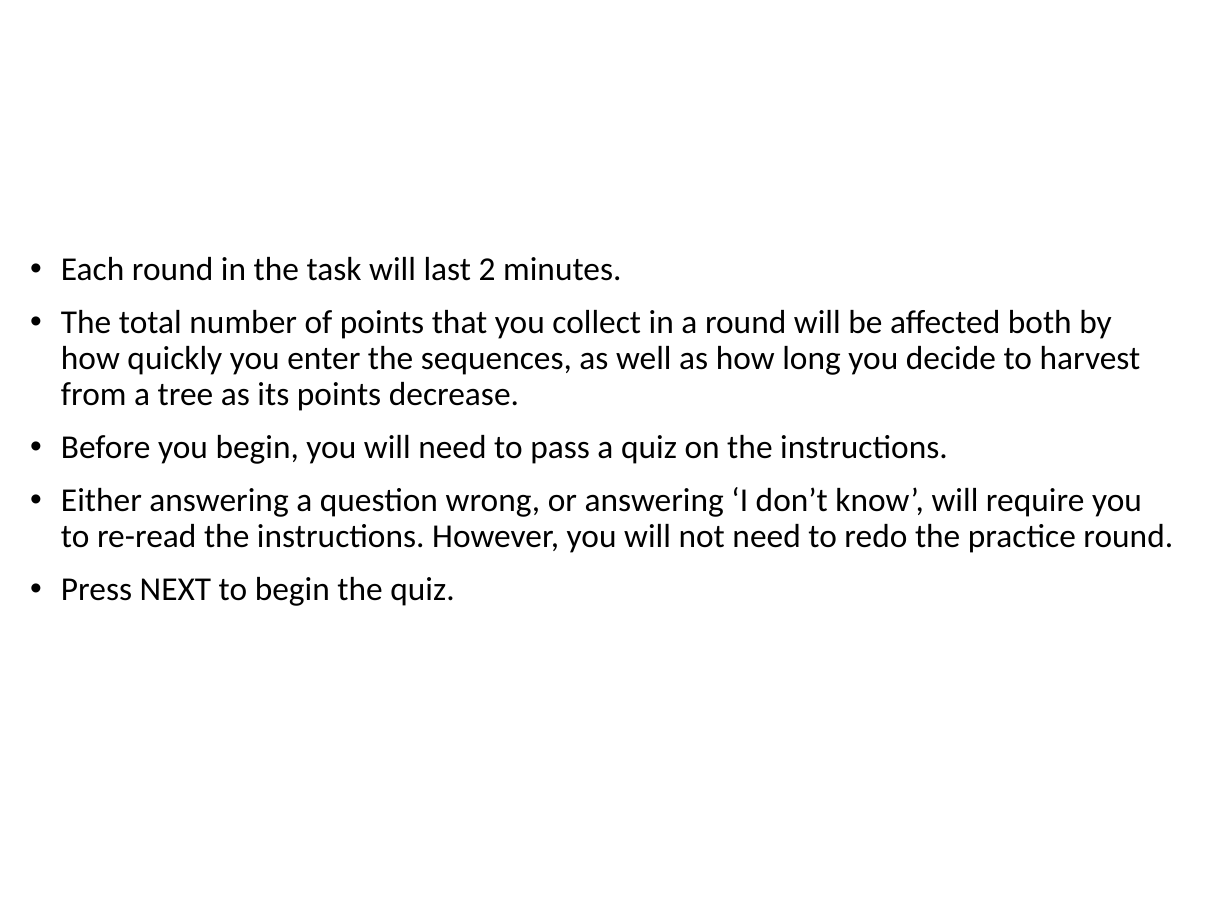
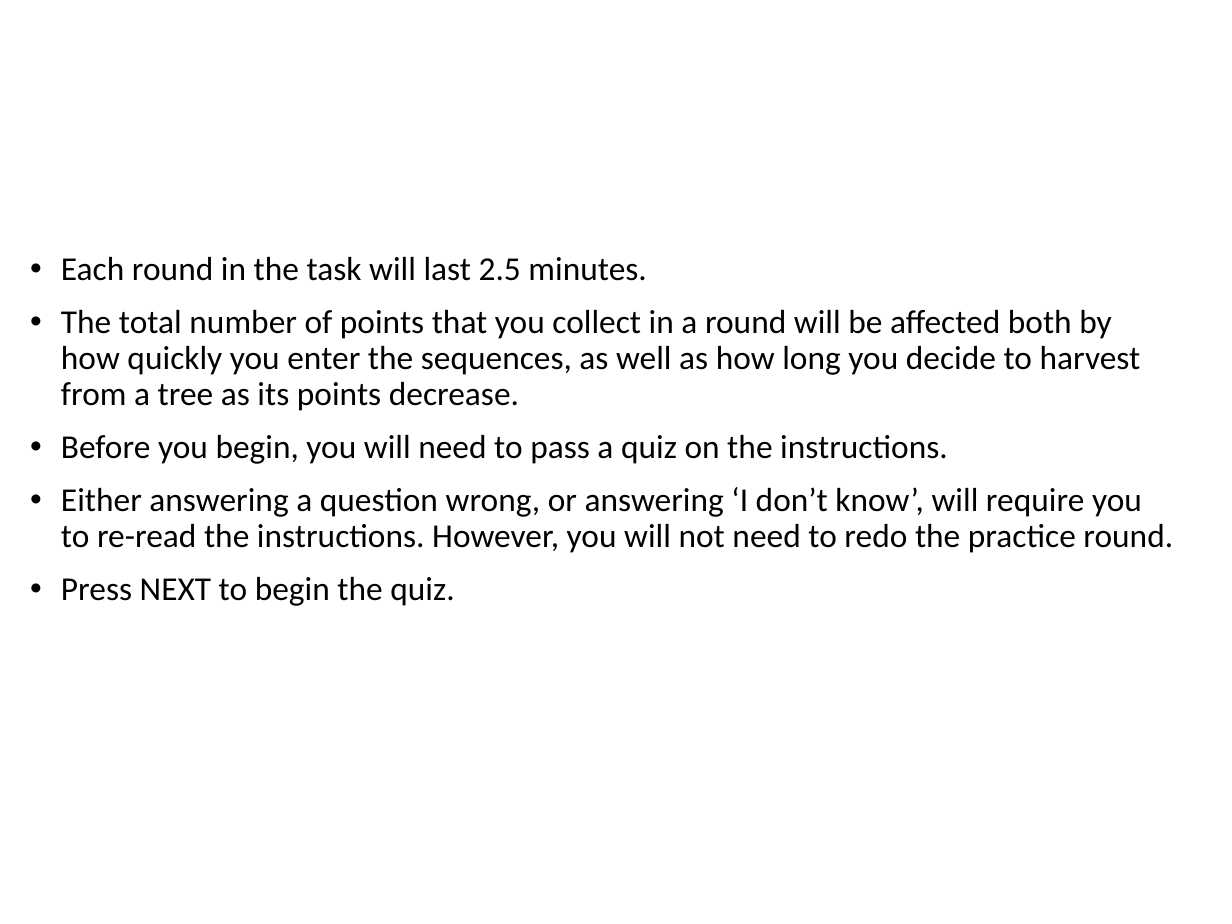
Before and after one commit to evanrussek/forage_jsp, a slide deck: slide 9 of public/ver_3/Stimuli/forage_instructions.pptx. Drawn at 1232x924 pixels with LibreOffice and Linux fonts; fonts in the diff are those of the drawing. Boxes give left, top, right and bottom in pixels: in the first picture for what was removed or moved away, otherwise in the second. Text is boxed around its words. In the diff, an @@ line names an element or a change of style, - is before the commit and + after.

```diff
--- a/public/ver_3/Stimuli/forage_instructions.pptx
+++ b/public/ver_3/Stimuli/forage_instructions.pptx
@@ text at box(61, 257, 646, 281): text changed @@
-• Each round in the task will last 2 minutes.
+• Each round in the task will last 2.5 minutes.
```
Also in this commit, not shown: 7 other slides changed, 14 other files.
